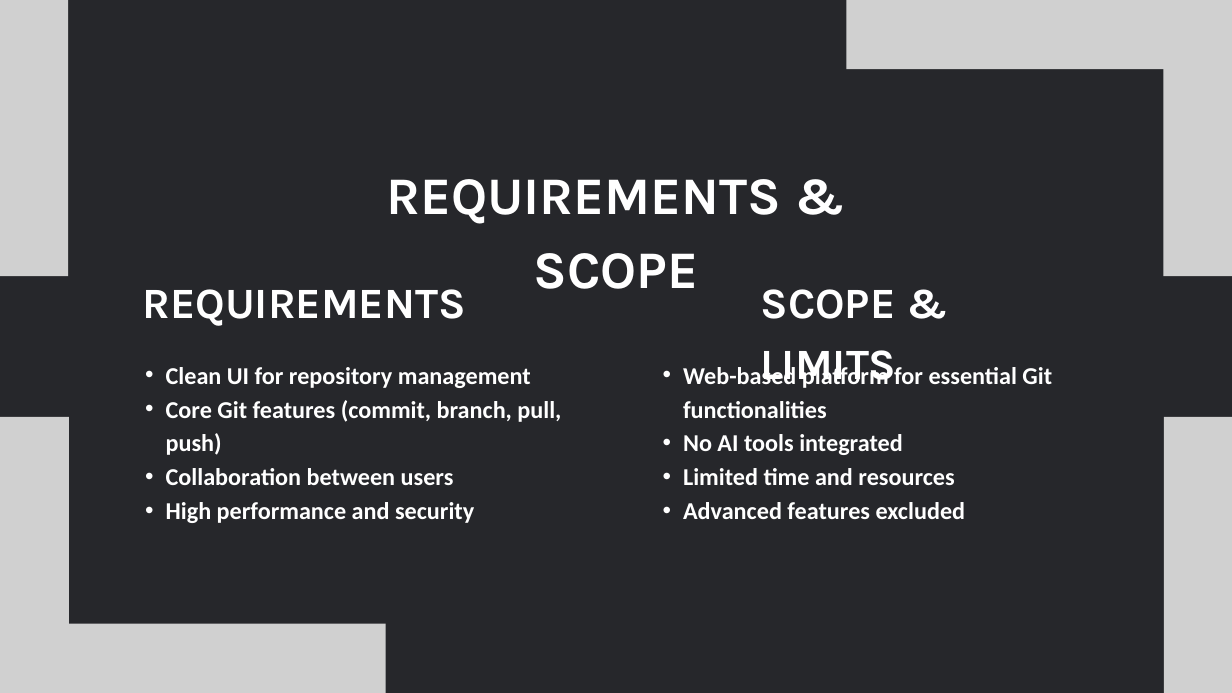
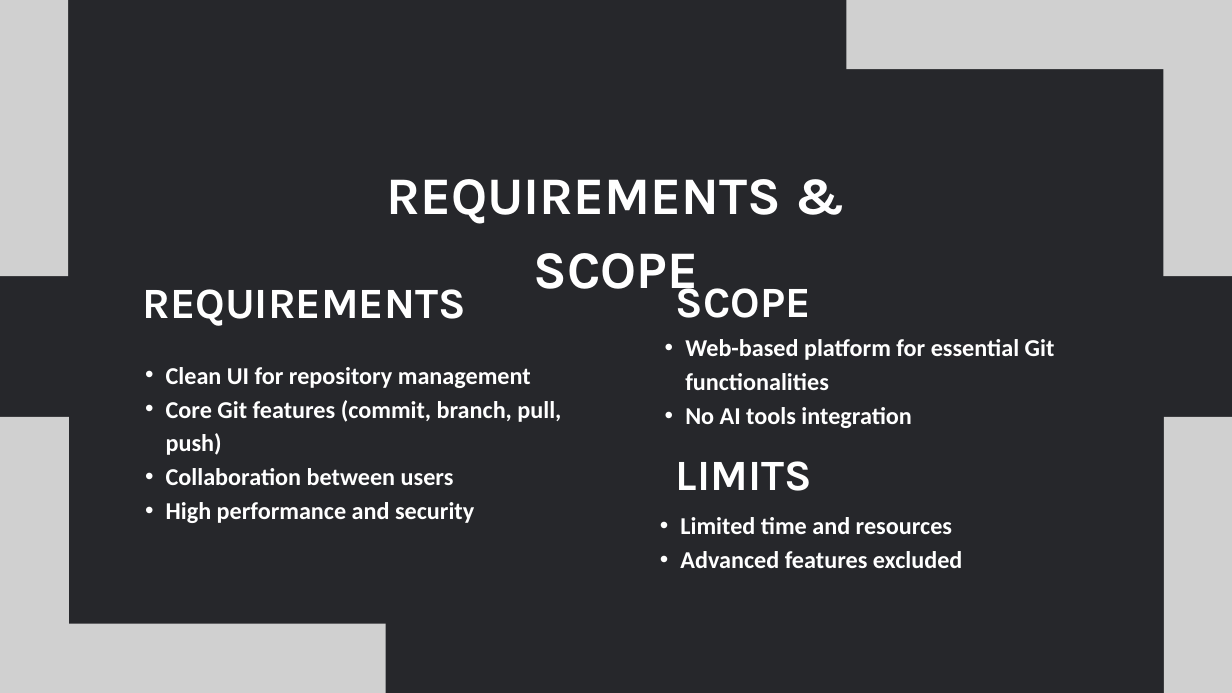
Before and after one commit to ElementaleLord/Chizel, a slide deck: slide 4 of docs/FYP Presentation.pptx. Drawn at 1232x693 pixels with LibreOffice and Linux fonts; fonts in the diff are those of the drawing; grey boxes stand for pictures. Boxes give left, top, right and bottom in pixels: in the first picture for what was removed or moved away, otherwise in the second. Text is boxed around its words. In the diff, an @@ line names an element or a change of style, - is before the commit and + after.

```diff
--- a/docs/FYP Presentation.pptx
+++ b/docs/FYP Presentation.pptx
@@ text at (x1=676, y1=278, x2=811, y2=318): text changed @@
-SCOPE & LIMITS
+SCOPE
@@ text "Web-based platform for essential Git ..." moved from (x1=683, y1=364, x2=1052, y2=519) to (x1=685, y1=339, x2=1055, y2=428) @@
@@ text at (x1=685, y1=407, x2=911, y2=428): text changed @@
-  • No AI tools integrated
-  • Limited time and resources
-  • Advanced features excluded
+  • No AI tools integration
@@ text added at (x1=676, y1=461, x2=812, y2=491), 50.5 pt, text #FFFFFF, bold @@
+LIMITS
@@ text added at (x1=680, y1=517, x2=963, y2=568), 28.2 pt, text #FFFFFF, bold @@
+  • Limited time and resources
+  • Advanced features excluded
```
Also in this commit, not shown: 6 other slides changed.
